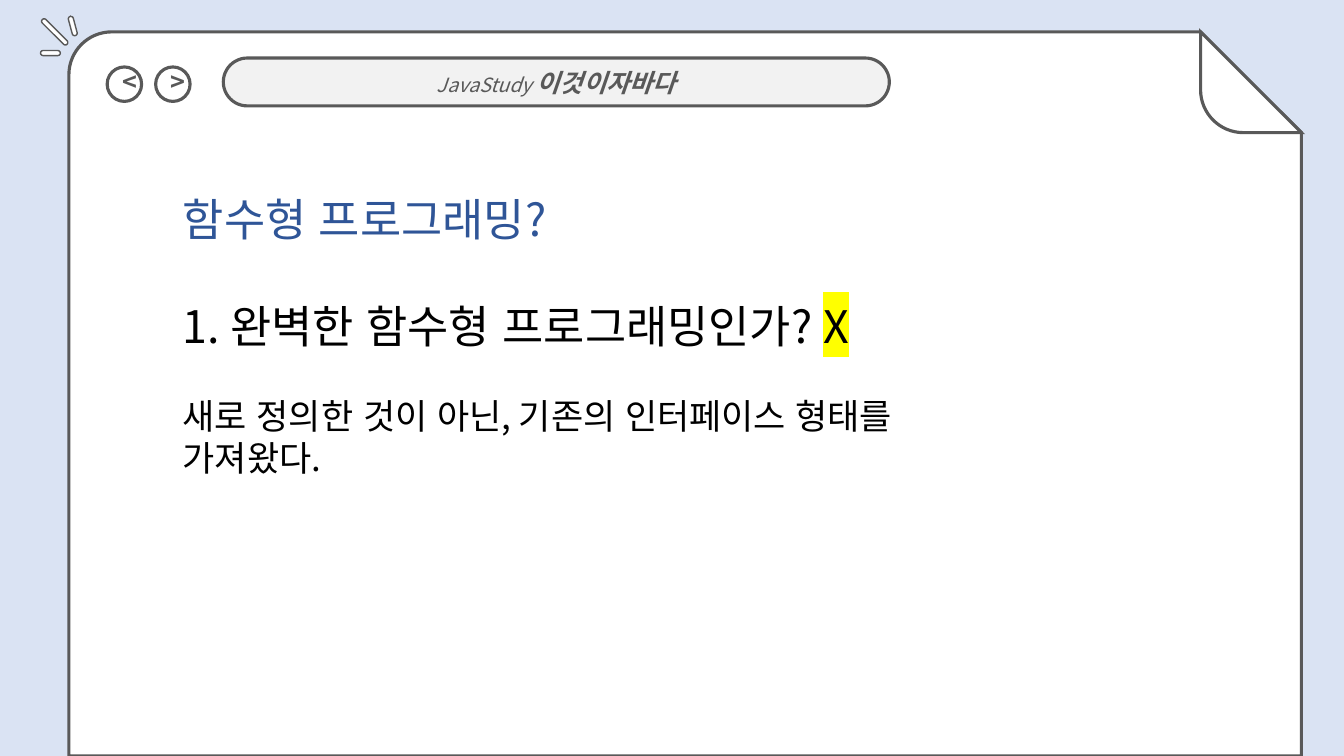
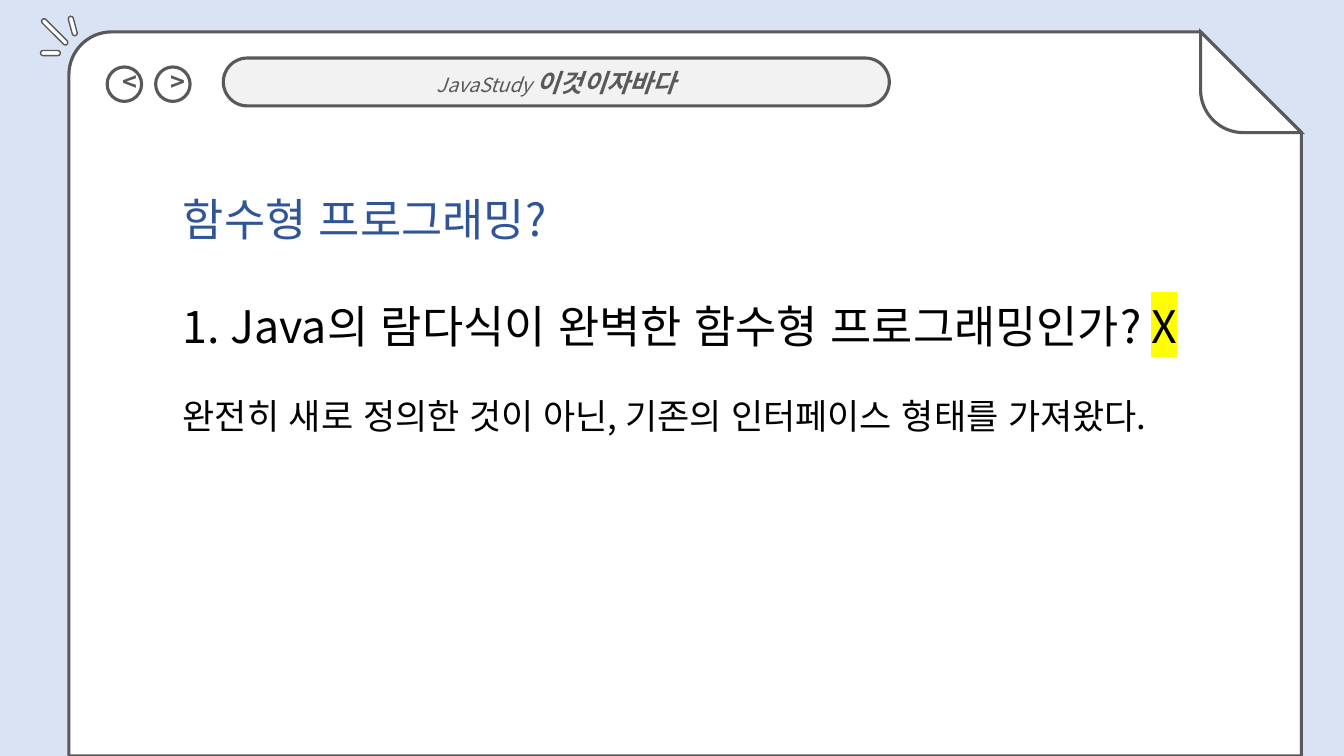
Before and after one commit to jihyyeshin/2019-1-Javastudy, a slide deck: slide 6 of 4주차/4.4 신지혜 발표자료.pptx. Drawn at 1344x756 pixels with LibreOffice and Linux fonts; fonts in the diff are those of the drawing. Boxes give left, top, right and bottom in pixels: in the first picture for what was removed or moved away, otherwise in the second. Text is boxed around its words. In the diff, an @@ line names an element or a change of style, - is before the commit and + after.

```diff
--- a/4주차/4.4 신지혜 발표자료.pptx
+++ b/4주차/4.4 신지혜 발표자료.pptx
@@ text at box(183, 305, 1177, 436): text changed @@
-1. 완벽한 함수형 프로그래밍인가? X
-새로 정의한 것이 아닌, 기존의 인터페이스 형태를 가져왔다.
+1. Java의 람다식이 완벽한 함수형 프로그래밍인가? X
+완전히 새로 정의한 것이 아닌, 기존의 인터페이스 형태를 가져왔다.
```
Also in this commit, not shown: 2 other slides changed, 1 slide added, 1 slide removed, 2 other files.
